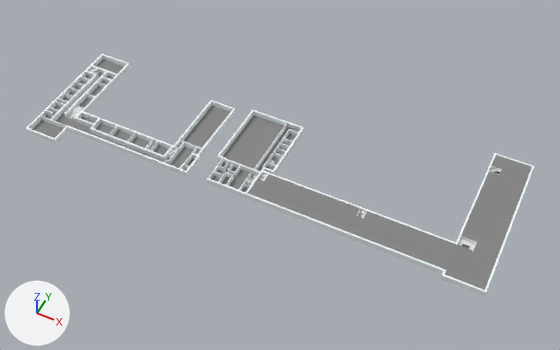
A saved change to the glTF model src/components/Map/Map3D/Building/Floor0/Floor0.gltf.
The view is the same before and after, from a 50 mm camera at (12.1, -23.8, 28.1) aimed at (0.6, -0.8, -0.7). Arrows for +X, +Y and +Z are at lower left; the lights stay in place. Where no turn or scale is listed for an object, it has been applied to the vertices. Vertices at the same position are counted once.

The first picture shows 'Plane.007', 'Wall', 'Wall.002', 'Wall.015', 'Wall.021', 'Wall.023', 'Wall.027', 'Wall.039', 'Wall.040', 'Wall.113'.
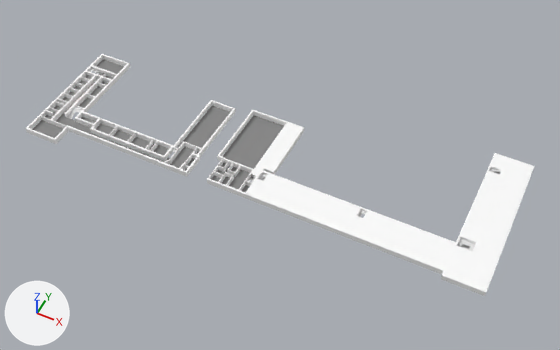
Where the newer file only moved an object's origin or applied its transform, the numbers keep the older frame.

Boxes (x1, y1, x2, y2) around the edits, measured in the pictures (560 x 350 px; the box of a moved part takes in the faces that stretch with it):
'Wall.039', recoloured (grey to white): (248, 155, 532, 290) in both
'Plane', added: after (251, 123, 301, 176)
'Stairs.010', moved, turned, rescaled (not visible before): after (92, 69, 99, 74)
'Stairs.014', moved, rescaled (not visible afterwards): before (247, 178, 253, 182)
part 1 of me_wall_226, built on: (91, 65, 115, 78) in both
part 2 of me_wall_031, moved or reshaped: before (102, 77, 112, 83); after (102, 72, 107, 77)
part 3 of me_wall_209, added: after (217, 110, 304, 175)
part 4 of me_wall_273, moved or reshaped: (218, 161, 229, 172) in both
part 5 of me_wall_276, built on: before (242, 174, 251, 189); after (242, 170, 253, 189)

Patch to the scene script:
```diff
--- a/src/components/Map/Map3D/Building/Floor0/Floor0.gltf.py
+++ b/src/components/Map/Map3D/Building/Floor0/Floor0.gltf.py
@@ me_wall_029 @@
 me_wall_029.from_pydata(...)  # 5337 vertices, 10150 faces; spans x 0.0..11.53, y -7.99..-0.08, z 0.0..0.31
-me_wall_029.materials.append(mat_ground)  # grey #858585
+me_wall_029.materials.append(mat_wall)  # white #f4fdff
@@ me_wall_031 @@
 me_wall_031.from_pydata(...)  # 8 vertices, 12 faces; spans x -0.596..0.0, y -0.096..0.0, z 0.0..0.3
-me_wall_031.vertices[0].co = (0.0, 0.0, 0.0)
-me_wall_031.vertices[1].co = (0.0, 0.0, 0.3)  # pixel (112, 79)
-me_wall_031.vertices[2].co = (-0.596, 0.0, 0.0)
-me_wall_031.vertices[3].co = (-0.596, 0.0, 0.3)  # pixel (102, 76)
-me_wall_031.vertices[4].co = (0.0, -0.096, 0.0)
-me_wall_031.vertices[5].co = (0.0, -0.096, 0.3)  # pixel (111, 80)
-me_wall_031.vertices[6].co = (-0.596, -0.096, 0.0)  # pixel (102, 81)
-me_wall_031.vertices[7].co = (-0.596, -0.096, 0.3)  # pixel (101, 77)
+# me_wall_031 part 2
+me_wall_031.vertices[0].co = (-0.655, -0.002, 0.001)
+me_wall_031.vertices[1].co = (-0.655, -0.002, 0.291)  # pixel (102, 76)
+me_wall_031.vertices[2].co = (-0.655, 0.399, 0.001)  # pixel (107, 75)
+me_wall_031.vertices[3].co = (-0.655, 0.399, 0.291)  # pixel (106, 71)
+me_wall_031.vertices[4].co = (-0.665, -0.002, 0.001)
+me_wall_031.vertices[5].co = (-0.665, -0.002, 0.291)  # pixel (101, 76)
+me_wall_031.vertices[6].co = (-0.665, 0.399, 0.001)  # pixel (107, 75)
+me_wall_031.vertices[7].co = (-0.665, 0.399, 0.291)  # pixel (106, 71)
 me_wall_031.materials.append(mat_wall)
@@ me_wall_209 @@
-me_wall_209.from_pydata(...)  # 28 vertices, 52 faces; spans x -2.35..0.61, y -0.16..3.54, z 0.0..0.3
+me_wall_209.from_pydata(...)  # 78 vertices, 152 faces; spans x -2.35..0.61, y -0.16..3.54, z 0.0..0.3
+# me_wall_209 part 3: 50 vertices added at x -2.35..0.61, y -0.16..3.54, z 0.0..0.3
 me_wall_209.materials.append(mat_wall)
@@ me_wall_226 @@
-me_wall_226.from_pydata(...)  # 8 vertices, 12 faces; spans x -1.67..0.0, y -0.1..0.0, z 0.0..0.3
+me_wall_226.from_pydata(...)  # 3982 vertices, 8002 faces; spans x -1.67..0.0, y -0.1..0.0, z 0.0..0.29
+# me_wall_226 part 1: 4 vertices removed from x -1.67..0.0, y -0.1..0.0, z 0.3; 3978 vertices added at x -1.67..0.0, y -0.1..0.0, z 0.0..0.29
 me_wall_226.materials.append(mat_wall)
@@ me_wall_273 @@
-me_wall_273.from_pydata(...)  # 12 vertices, 20 faces; spans x -0.331..0.0, y -0.567..0.0, z 0.0..0.3
+me_wall_273.from_pydata(...)  # 12 vertices, 20 faces; spans x 0.0..0.331, y 0.0..0.529, z 0.0..0.29
+# me_wall_273 part 4
+# 11 vertices are removed from x -0.331..0.0, y -0.567..0.0, z 0.0..0.3
+# 20 faces are deleted
+# 5 vertices are added at (0.331, 0.0, 0.0), (0.331, 0.529, 0.0), (0.0, 0.04, 0.0), (0.291, 0.04, 0.0), (0.291, 0.529, 0.0)
+# 6 new vertices lie (0.0, 0.0, 0.29) away from vertices in x 0.0..0.331, y 0.0..0.529, z 0.0
+# 20 new faces join them
 me_wall_273.materials.append(mat_wall)
@@ me_wall_276 @@
-me_wall_276.from_pydata(...)  # 8 vertices, 12 faces; spans x 0.0..0.04, y 0.0..1.167, z 0.0..0.3
+me_wall_276.from_pydata(...)  # 2462 vertices, 4920 faces; spans x 0.0..0.04, y 0.0..1.418, z 0.0..0.3
+# me_wall_276 part 5: 4 vertices removed from x 0.0..0.04, y 1.167, z 0.0..0.3; 2458 vertices added at x 0.0..0.04, y 0.0..1.418, z 0.0..0.3
 me_wall_276.materials.append(mat_wall)
@@ ob_stairs_010 @@
 ob_stairs_010 = bpy.data.objects.new('Stairs.010', me_stairs_004)
-ob_stairs_010.location = (-11.36, 0.62, 0.02)
-ob_stairs_010.rotation_euler = (0.0, 0.0, 1.571)  # degrees (0, 0, 90)
-ob_stairs_010.scale = (0.19, 0.07, 0.0492)
+ob_stairs_010.location = (-11.36, 0.86, 0.02)
+ob_stairs_010.rotation_euler = (0.0, 0.0, -1.571)  # degrees (0, 0, -90)
+ob_stairs_010.scale = (0.15, -0.07, 0.0492)
@@ ob_stairs_011 @@
-ob_stairs_011 = bpy.data.objects.new('Stairs.011', me_stairs_012)
@@ ob_stairs_014 @@
 ob_stairs_014.location = (-0.22, -2.19, 0.02)
-ob_stairs_014.scale = (0.19, -0.07, 0.0492)
+ob_stairs_014.scale = (0.15, -0.07, 0.0492)
@@ ob_stairs_001 @@
-ob_stairs_001 = bpy.data.objects.new('Stairs.001', me_stairs_001)
@@ ob_stairs_015 @@
 ob_stairs_015.location = (5.33, -2.22, 0.02)
-ob_stairs_015.scale = (0.17, 0.07, 0.0492)
+ob_stairs_015.scale = (0.15, 0.07, 0.0492)
@@ ob_plane @@
+ob_plane = bpy.data.objects.new('Plane', me_plane)  # 489 vertices, 884 faces; spans x -0.45..0.51, y -2.0..1.97, z 0.0; in mat_wall (white #f4fdff)
+ob_plane.location = (0.16, -0.15, 0.3)
```
